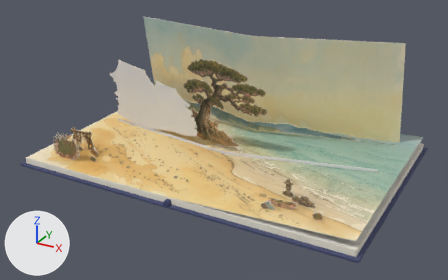
An edit to the glTF model live/urashima-s10/exit.glb, drawn before and after from the same camera.
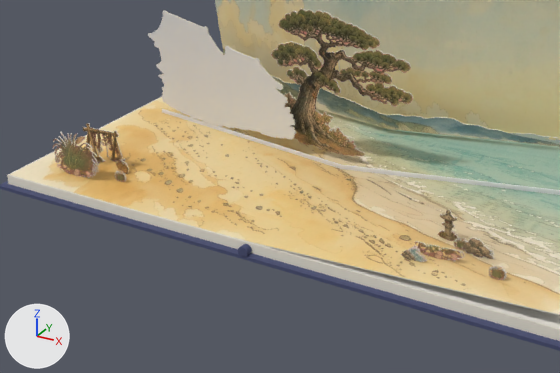
Each version is shown whole from a 50 mm camera at (1.62, -3.02, 1.57) aimed at (0.01, -0.1, 0.11), then close up on the part from 5% to 79% of the width and 19% to 99% of the height. The axes (+X, +Y, +Z) are drawn at lower left. The lights are the same throughout. The first two pictures are the older version. Where no turn or scale is listed for an object, it has been applied to the vertices. Vertices at exactly the same position are counted once.

Before the edit, the objects in view are built like this:
```python
ob_baskets_k1_card_1 = bpy.data.objects.new('baskets-k1-card_1', me_baskets_k1_card)
ob_baskets_k1_card_1.location = (-0.66, -0.464, 0.002)
ob_fish_rack_card_1 = bpy.data.objects.new('fish-rack-card_1', me_fish_rack_card)
ob_fish_rack_card_1.location = (-0.76, -0.444, 0.002)
ob_pine_grass_a_card_1 = bpy.data.objects.new('pine-grass-a-card_1', me_pine_grass_a_card)
ob_pine_grass_a_card_1.location = (-0.62, -0.524, 0.002)
ob_sea_rocks_card_1 = bpy.data.objects.new('sea-rocks-card_1', me_sea_rocks_card)
ob_sea_rocks_card_1.location = (0.679, -0.464, 0.031)
ob_shells_front_card_1 = bpy.data.objects.new('shells-front-card_1', me_shells_front_card)
ob_shells_front_card_1.location = (0.579, -0.524, 0.026)
ob_waves_front_card_1 = bpy.data.objects.new('waves-front-card_1', me_waves_front_card)
ob_waves_front_card_1.location = (0.52, -0.564, 0.024)
# also in view: 'pine-great-1' at (-0.45, 0.02, 0.29); 'rleaf-page' at (0.5, 0.0, 0.02); 'sky-shore-1_1' at (-0.45, 0.42, 0.32); 'cover-1' at (-0.51, 0.0, -0.04); 'cottage-1' at (-0.45, 0.0, 0.23)
```
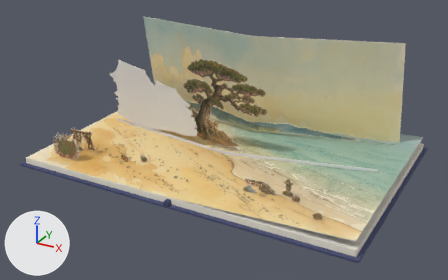
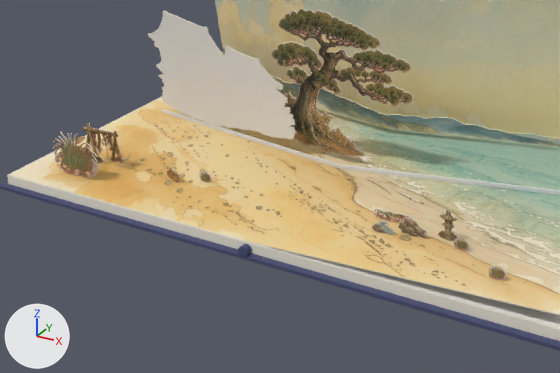
Changed parts and their boxes (x1, y1, x2, y2) in the close-ups (560 x 373 px):
'sea-rocks-card_1', moved
    before: (461, 238, 494, 259)
    after: (397, 218, 428, 238)
'shells-front-card_1', moved, rescaled (25% narrower, 29% shorter)
    before: (414, 241, 465, 261)
    after: (373, 209, 411, 223)
'waves-front-card_1', moved
    before: (401, 247, 428, 262)
    after: (371, 220, 396, 234)
'baskets-k1-card_1', moved
    before: (116, 159, 129, 174)
    after: (167, 167, 180, 182)
'pine-grass-a-card_1', moved
    before: (114, 171, 127, 182)
    after: (199, 171, 212, 183)

What changed in the scene script:
```text
Change me_shells_front_card:
    used by ob_shells_front_card_1; location = (0.579, -0.524, 0.026)
    remove me_shells_front_card.from_pydata(...)  # 268 vertices, 532 faces; spans x -0.084..0.081, y 0.0..0.004, z 0.0..0.046
    add me_shells_front_card.from_pydata(...)  # 268 vertices, 532 faces; spans x -0.068..0.066, y 0.0..0.004, z 0.0..0.037
    me_shells_front_card part 1: the whole mesh is scaled about the mesh origin by (0.812, 1, 0.812)
Change ob_baskets_k1_card_1:
    ob_baskets_k1_card_1.location: (-0.66, -0.464, 0.002) -> (-0.46, -0.434, 0.002)
Change ob_pine_grass_a_card_1:
    ob_pine_grass_a_card_1.location: (-0.62, -0.524, 0.002) -> (-0.36, -0.384, 0.002)
Change ob_sea_rocks_card_1:
    ob_sea_rocks_card_1.location: (0.679, -0.464, 0.031) -> (0.45, -0.424, 0.021)
Change ob_shells_front_card_1:
    ob_shells_front_card_1.location: (0.579, -0.524, 0.026) -> (0.35, -0.364, 0.017)
Change ob_waves_front_card_1:
    ob_waves_front_card_1.location: (0.52, -0.564, 0.024) -> (0.36, -0.444, 0.017)
```
